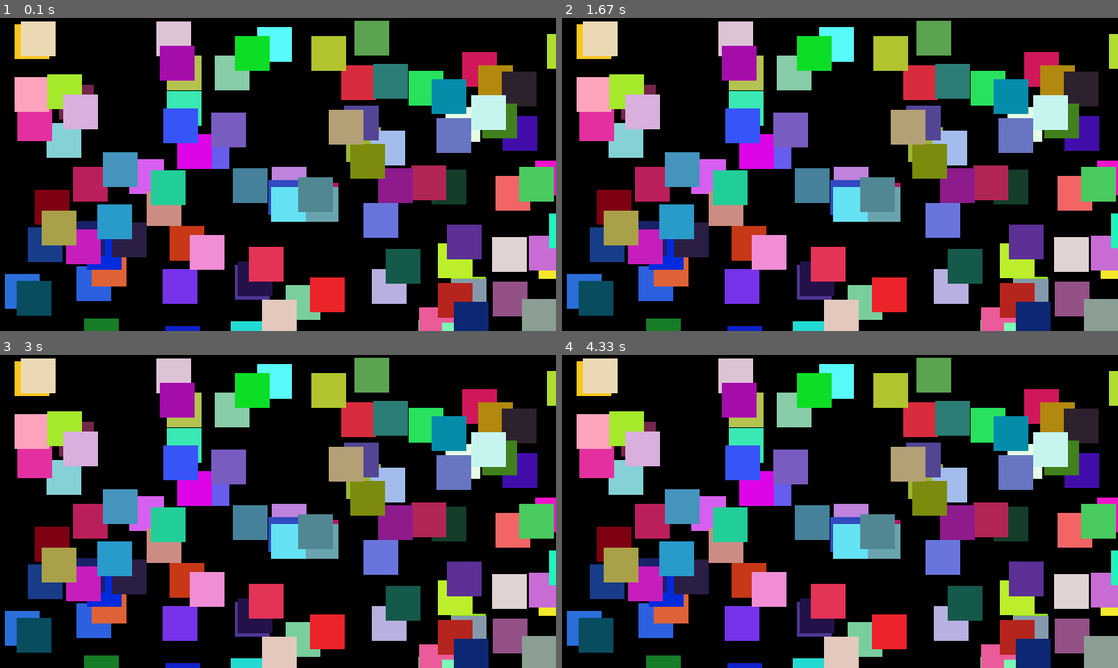
Above: before the commit, frames 1-4 (two rows, left to right).
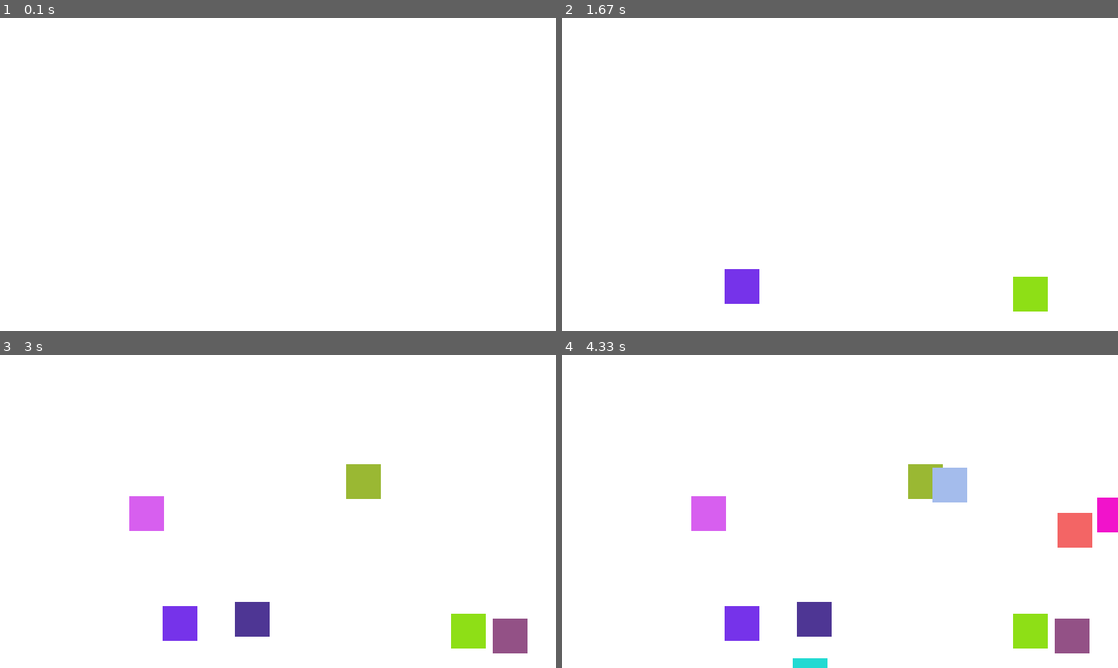
Above: after the commit, the same moments.

Repository: speedyGaoxuan/pygameplus
Game: pygame game, started from main.py
Same seed, same stepped clock (60 frames per second), same inputs: the game is played once before the commit and once after it.
Inputs:
- Up to frame 1 (0.1 s): no input
- Up to frame 2 (1.67 s): no input
- Up to frame 3 (3 s): tap Space at 1.83 s
- Up to frame 4 (4.33 s): no input

The runs differ from the first frame. In frame 1, 100% of the frame differs, in the area x 0-100%, y 0-100%; in frame 2, 99%; in frame 3, 98%; in frame 4, 97%.

Commit message:
nothin important

Diff:
--- a/main.py
+++ b/main.py
@@ -1,30 +1,47 @@
+import os
+
 from pygameplus import *
 from random import *
+import time
+import threading
 
-#
-# list = linklist()
-# for i in range(10):
-#     n = Node(random.randint(-100, 100))
-#     list.append(n)
-# list.print()
-# list.pop()
-# list.print()
+closing = False
+
+
+def fun():
+    global list,closing
+    time.sleep(1)
+    while not closing:
+        for i in range(100):
+            n = Node((randint(0, 800), randint(0, 450), 50, 50),
+                     (randint(0, 255), randint(0, 255), randint(0, 255)))
+            list.append(n)
+            time.sleep(0.01)
+            # print("im still here")
+        while not list.isempty():
+            list.pop()
+            time.sleep(0.01)
 
 
 pygame.init()
 DISPLAYSURF = pygame.display.set_mode((800, 450))
 pygame.display.set_caption('hello world!')
+FPS = 30
+fpsClock = pygame.time.Clock()
 
 list = linklist(DISPLAYSURF)
 # list.append(Node((10, 20, 30, 40)))
-for i in range(100):
-    n = Node((randint(0, 800), randint(0, 450), 50, 50),
-             (randint(0, 255), randint(0, 255), randint(0, 255)))
-    list.append(n)
-while True:  # main game lop
+
+t1 = threading.Thread(target=fun)
+t1.start()
+while True:
     for event in pygame.event.get():
         if event.type == pygame.QUIT:
             pygame.quit()
+            closing = True
             sys.exit()
-        list.show()
-        pygame.display.update()
+    DISPLAYSURF.fill((255, 255, 255))
+    list.show()
+    # list.print()
+    pygame.display.update()
+    fpsClock.tick(FPS)
--- a/pygameplus.py
+++ b/pygameplus.py
@@ -38,19 +38,30 @@
         connect(node, self.end)
 
     def pop(self):
-        n1 = self.end.pre
-        connect(self.end.pre.pre, self.end)
-        del n1
+        if not self.isempty():
+            n1 = self.end.pre
+            connect(self.end.pre.pre, self.end)
+            del n1
+
+    def clear(self):
+        connect(self.head,self.end)
 
     def print(self):
-        node = self.head
-        while node.next.next != self.end:
-            node = node.next
-            print(node.data, end='->')
-        print(node.next.data)
+        if self.isempty():
+            print("empty!!!")
+        else:
+            node = self.head
+            while node.next.next != self.end:
+                node = node.next
+                print(node.rect, end='->')
+            print(node.next.rect)
 
     def show(self):
-        node = self.head
-        while node.next != self.end:
-            node = node.next
-            pygame.draw.rect(self.surface, node.color, node.rect)
+        if self.isempty():
+            # print("empty!!!")
+            pass
+        else:
+            node = self.head
+            while node.next != self.end:
+                node = node.next
+                pygame.draw.rect(self.surface, node.color, node.rect)
